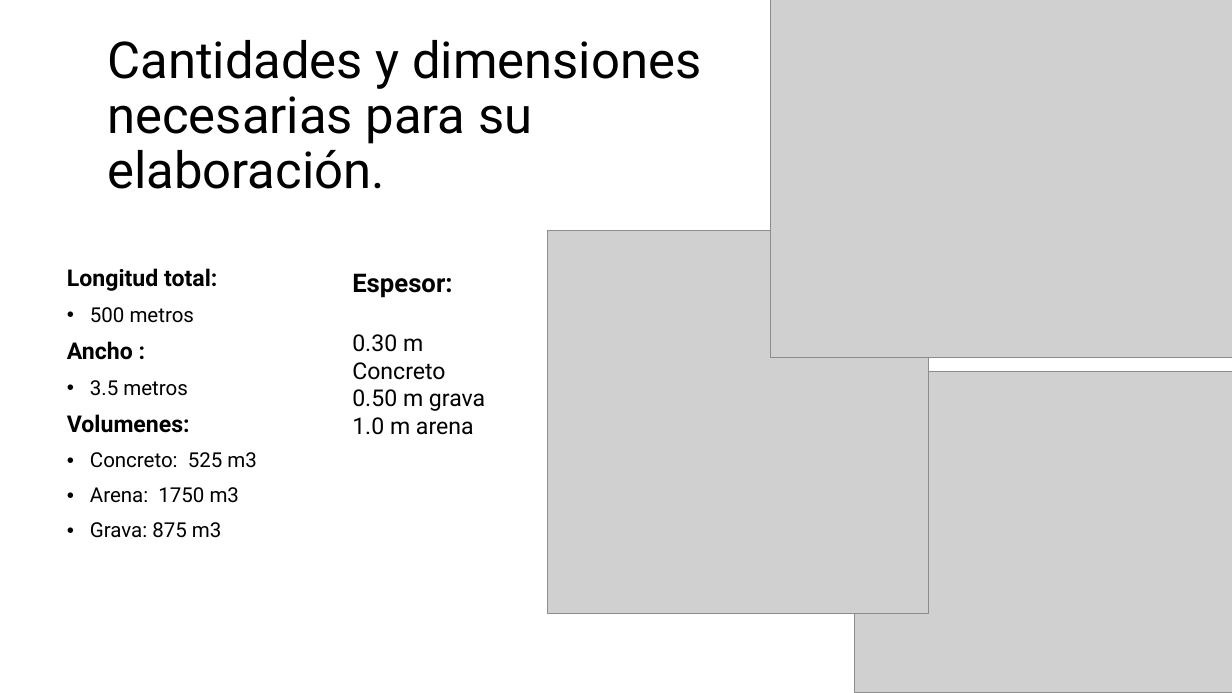
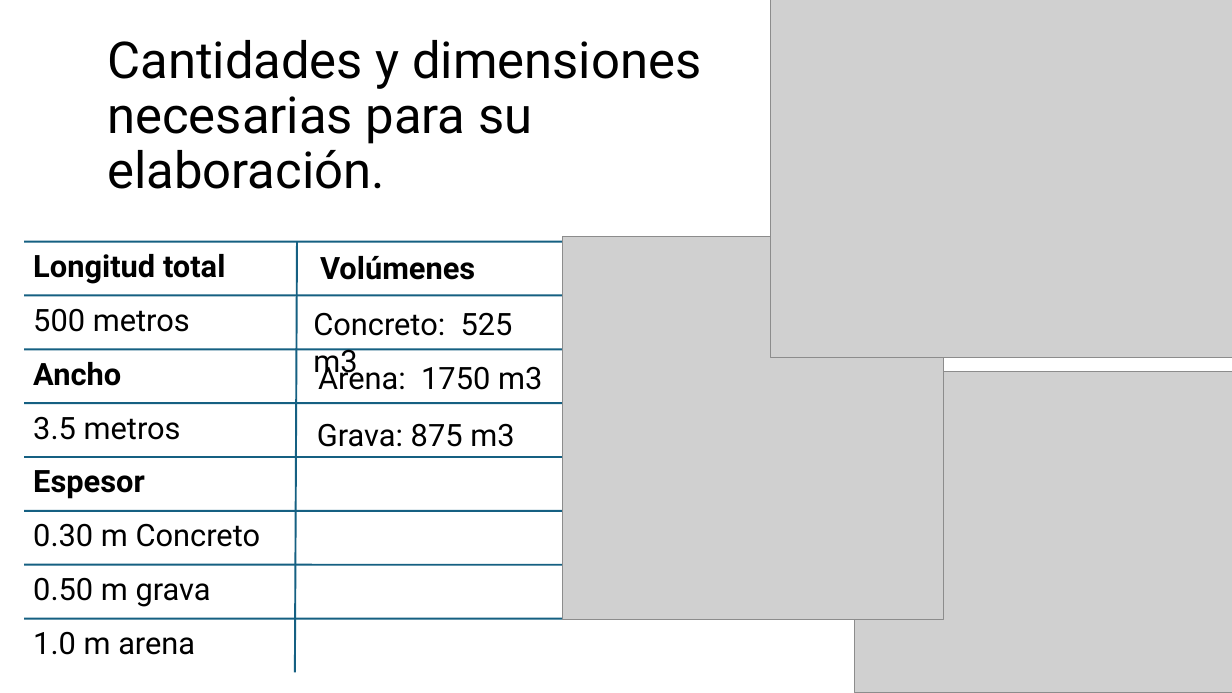
Before and after one commit to santi-padi/Proyecto-simulaci-n-Monte-Carlo, a slide deck: slide 6 of Proyectomodulo2_LopezM_PadillaA_OrozcoJ..pptx. Drawn at 1232x693 pixels with LibreOffice and Linux fonts; fonts in the diff are those of the drawing; grey boxes stand for pictures. Boxes give left, top, right and bottom in pixels: in the first picture for what was removed or moved away, otherwise in the second. Text is boxed around its words. In the diff, an @@ line names an element or a change of style, - is before the commit and + after.

```diff
--- a/Proyectomodulo2_LopezM_PadillaA_OrozcoJ..pptx
+++ b/Proyectomodulo2_LopezM_PadillaA_OrozcoJ..pptx
@@ picture: place and size @@
-picture at [548,230,929,613]
+picture at [563,237,944,619]
@@ text removed at [67,268,256,538] @@
-Longitud total:
-• 500 metros
-Ancho :
-• 3.5 metros
-Volumenes:
-• Concreto: 525 m3
-• Arena: 1750 m3
-• Grava: 875 m3
@@ line added from (297, 241) to (295, 673), #156082 1.5 pt @@
@@ text added at [320,256,475,280], 24 pt, text #000000, bold @@
+Volúmenes
@@ text removed at [352,273,485,435] @@
-Espesor:
-0.30 m Concreto
-0.50 m grava
-1.0 m arena
@@ text added at [313,312,513,380], 24 pt, text #000000 @@
+Concreto: 525 m3
@@ text added at [318,361,542,390], 24 pt, text #000000 @@
+Arena: 1750 m3
@@ text added at [317,423,514,447], 24 pt, text #000000 @@
+Grava: 875 m3
@@ group added at [24,241,566,655]: 8 lines, 8 texts @@
+Longitud total
+500 metros
+Ancho
+3.5 metros
+Espesor
+0.30 m Concreto
+0.50 m grava
+1.0 m arena
```
Also in this commit, not shown: 1 other slide changed.
